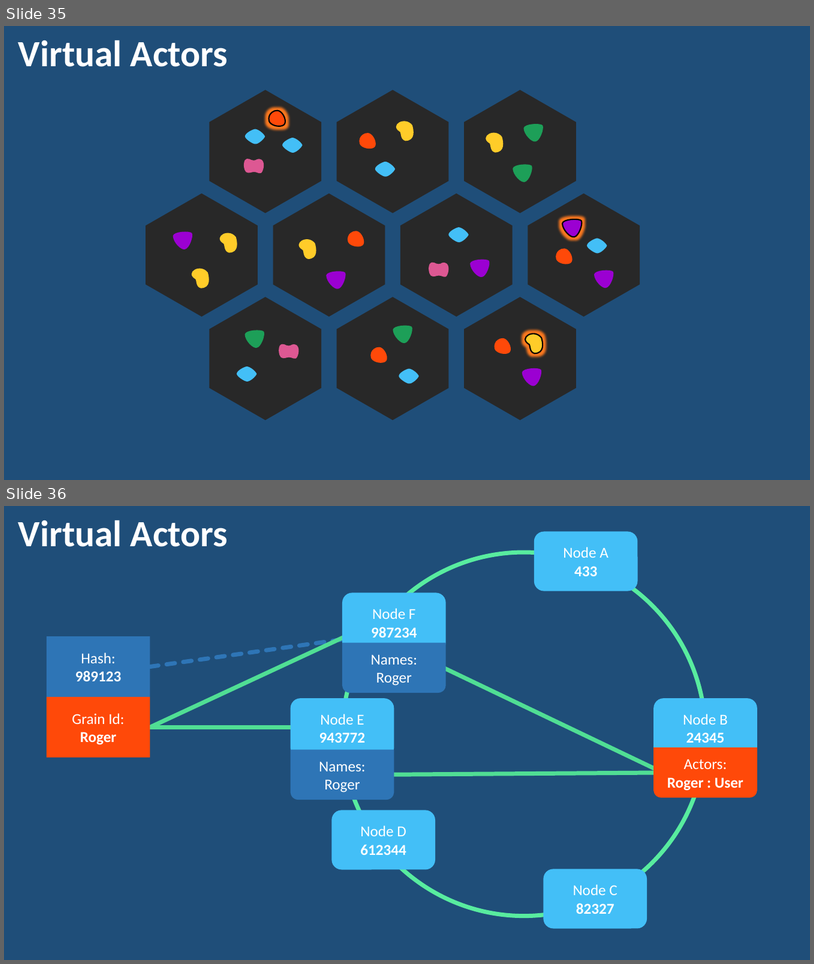
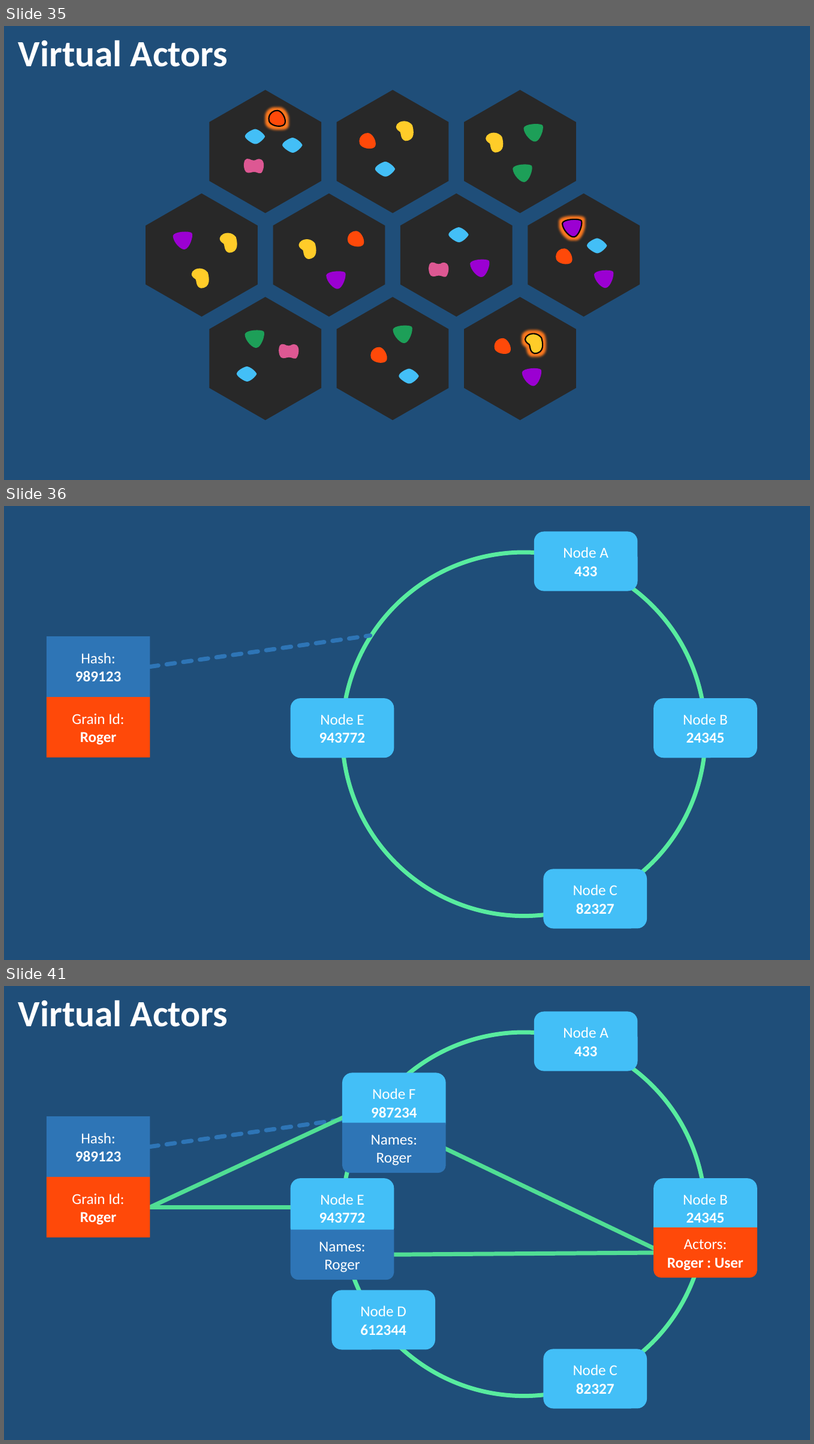
Before and after one commit to rogeralsing/Presentations, a slide deck: FailingGracefully/QConSP/failingactors.pptx. Shown one above the other, each under a label of ours: slides 35 and 36 before the commit, slides 35, 36 and 41 after it; the slides between them are not shown. The pictures are 814x964 and 814x1444 pixels, drawn with LibreOffice and Linux fonts; fonts in the diff are those of the drawing. Boxes give left, top, right and bottom in pixels: in the first picture for what was removed or moved away, otherwise in the second. Text is boxed around its words. In the diff, an @@ line names an element or a change of style, - is before the commit and + after.

```diff
--- a/FailingGracefully/QConSP/failingactors.pptx
+++ b/FailingGracefully/QConSP/failingactors.pptx
@@ slide 36 added at [4,506,810,960], background #1F4E79 @@
@@ rounded rectangle added at [534,531,638,591], fill #43BFF7, 18 pt, text #FFFFFF @@
+Node A
+433
@@ ellipse added at [343,552,707,916], outline #58EC9F 5 pt @@
@@ rectangle added at [47,636,150,697], fill #2E75B6, 18 pt, text #FFFFFF, bold @@
+Hash:
+989123
@@ line added from (150, 666) to (371, 636), #2E75B6 5 pt dashed @@
@@ rectangle added at [47,697,150,757], fill #FF4909, 18 pt, text #FFFFFF @@
+Grain Id:
+Roger
@@ rounded rectangle added at [291,699,394,757], fill #43BFF7, 18 pt, text #FFFFFF, bold @@
+Node E
+943772
@@ rounded rectangle added at [654,699,758,757], fill #43BFF7, 18 pt, text #FFFFFF @@
+Node B
+24345
@@ rounded rectangle added at [543,869,647,928], fill #43BFF7, 18 pt, text #FFFFFF @@
+Node C
+82327
@@ what was slide 36 is now slide 41 @@
```
Also in this commit, not shown: 6 other slides added, 7 other files.
